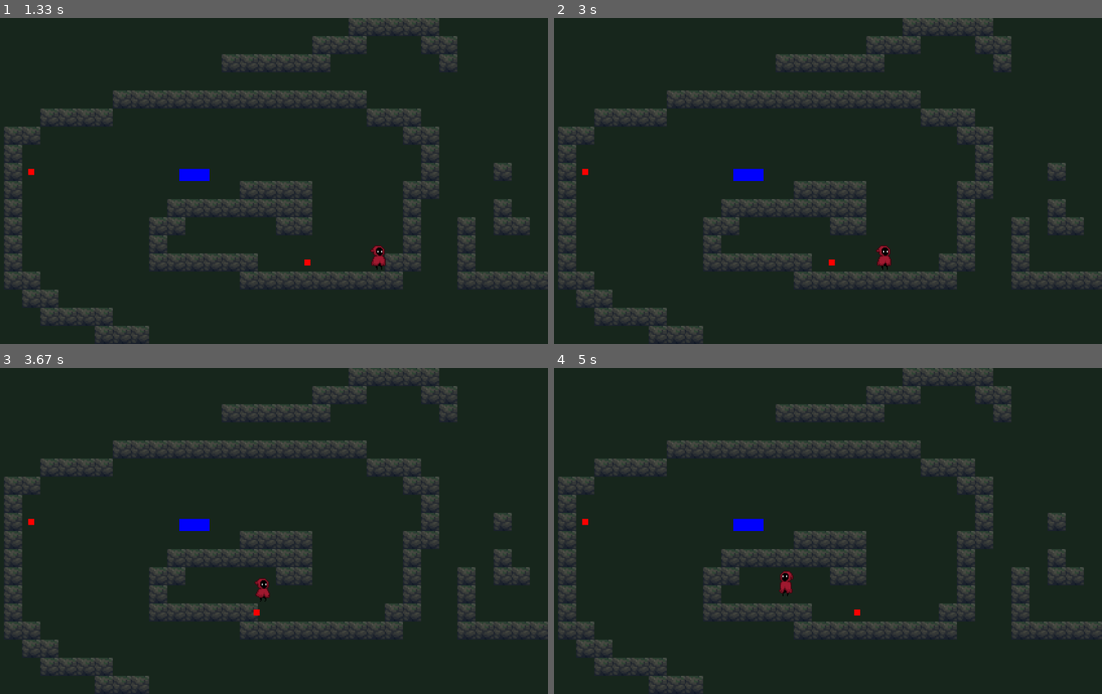
Above: before the commit, frames 1-4 (two rows, left to right).
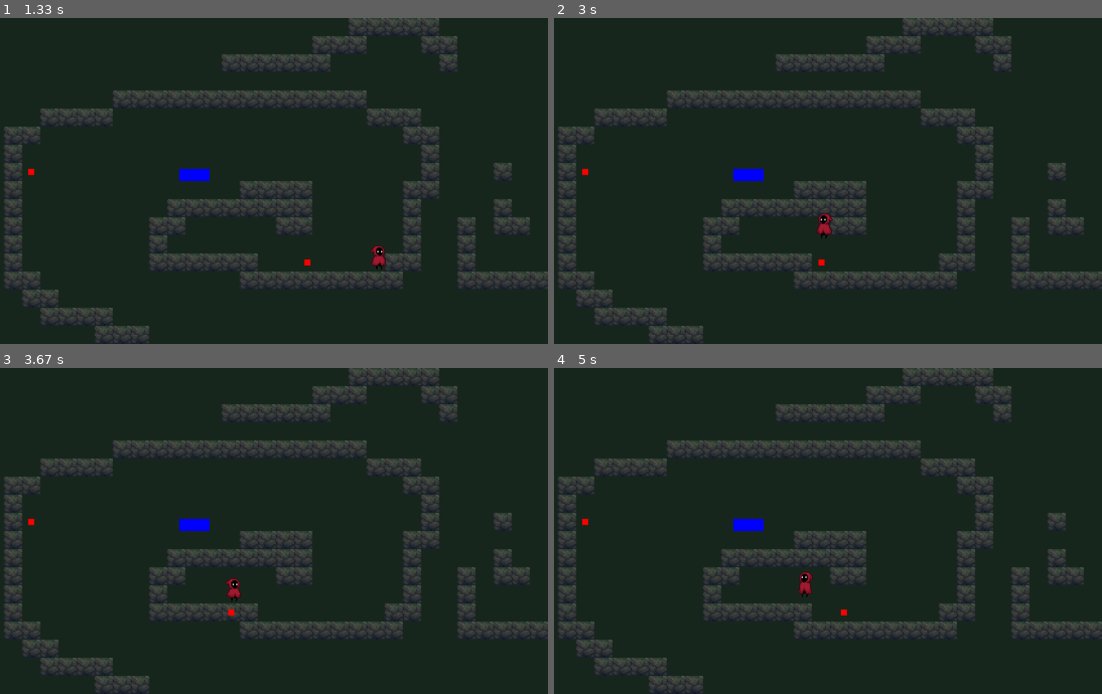
Above: after the commit, the same moments.

Repository: mrhanha1/pygameSonDoong
Game: pygame game, started from main.py
Two runs of this game, one before a commit and one after it. Both use one fixed random seed, a clock stepped at 60 frames per second and the inputs below.
Inputs:
- Up to frame 1 (1.33 s): hold Right 0.33-0.8 s; hold Right 0.83-1.3 s
- Up to frame 2 (3 s): hold Left 1.33-1.87 s; hold Left 1.9-2.3 s; hold Right 2.33-2.97 s
- Up to frame 3 (3.67 s): hold Left 3-3.47 s; hold Right from 3.5 s (still down)
- Up to frame 4 (5 s): release Right at 3.97 s; hold Right 4-4.47 s; hold Left from 4.5 s (still down)

Frame 1 is identical in both runs. In frame 2, 0.3% of the frame differs, in the area x 47-62%, y 59-78%; in frame 3, 0.3%; in frame 4, 0.3%.

Commit message:
tách thành công các hàm và file, bắt đầu làm camera movement

Diff:
--- /dev/null
+++ b/Camera.py
@@ -0,0 +1,15 @@
+import pygame
+class Camera:
+    def __init__(self, width, height):
+        self.offset = pygame.Vector2(0, 0)
+        self.width = width
+        self.height = height
+
+    def follow(self, target_rect):
+        """Target là rect của player"""
+        self.offset.x = target_rect.centerx - self.width // 2
+        self.offset.y = target_rect.centery - self.height // 2
+
+    def apply(self, rect):
+        """Trả về rect sau khi trừ offset"""
+        return rect.move(-self.offset.x, -self.offset.y)
--- a/animations.py
+++ b/animations.py
@@ -17,7 +17,6 @@
         self.frame_index = 0
         self.last_update = pygame.time.get_ticks()
         self.avatar = self.animations[self.state][0]
-
         self.frame_w = 31
         self.frame_h = 31
 
--- a/gameObjectv2.py
+++ b/gameObjectv2.py
@@ -24,25 +24,31 @@
         self.rect=pygame.Rect(x, y, width, height)
         self.type=obj_type
         self.color=color
+
     def draw (self, screen):
         pygame.draw.rect(screen, self.color, self.rect)
+
 class enemy (game_object):
+
     def __init__(self,x,y,width=20,height=20):
         super().__init__(x, y, width, height, "enemy", RED)
         self.gravity=0
         self.velocity=Vector2(0,0)
         self.movespeed=2
+
     def in_moving(self,player,view_range=500):
         self.velocity.x=0
         if abs(self.rect.x-player.rect.x)<view_range:
             #print("quai vat nhin thay ban")
-            if self.rect.x<player.rect.x:
+            if self.rect.x<player.rect.centerx:
                 self.velocity.x=self.movespeed
-            elif self.rect.x>player.rect.x:
+            elif self.rect.x>player.rect.centerx:
                 self.velocity.x=-self.movespeed
         self.velocity.y+=self.gravity
         self.rect.x+=self.velocity.x
         self.rect.y+=self.velocity.y
+
 class hazard (game_object):
+
     def __init__(self, x, y, width=100, height=40):
         super().__init__(x, y, width, height, "hazard", BLUE)
--- a/main.py
+++ b/main.py
@@ -54,7 +54,7 @@
 
     #p1.in_move(map.tiles,d_time)
     p1.update_moving(map.tiles, d_time)
-    p1.update_hit(enemies, hazards, d_time)
+    p1.update_hit(enemies, hazards)
     p1.draw(screen)
 
     #pygame.draw.rect(screen, BLUE, p1.rect) #SHOW HITBOX
--- a/playerv2.py
+++ b/playerv2.py
@@ -129,7 +129,7 @@
                 return obj.type  # trả về loại đối tượng bị va chạm
         return None  # k va chạm
 
-    def update_hit(self, enemies, hazards,d_time): #xử lý va chạm
+    def update_hit(self, enemies, hazards): #xử lý va chạm
         """this need to put in running loop game"""
 
         collision_type = self.in_check_hit(enemies + hazards)
